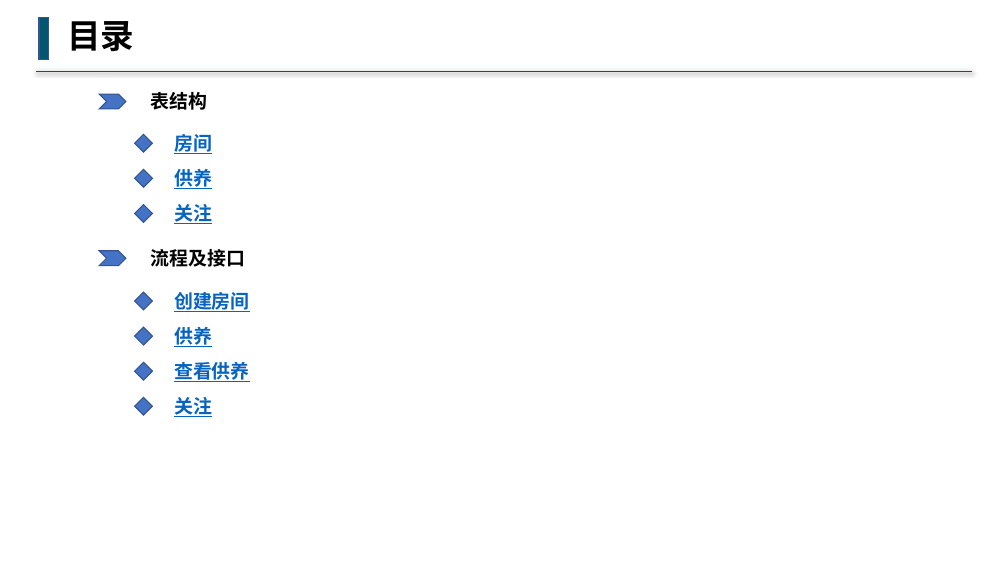
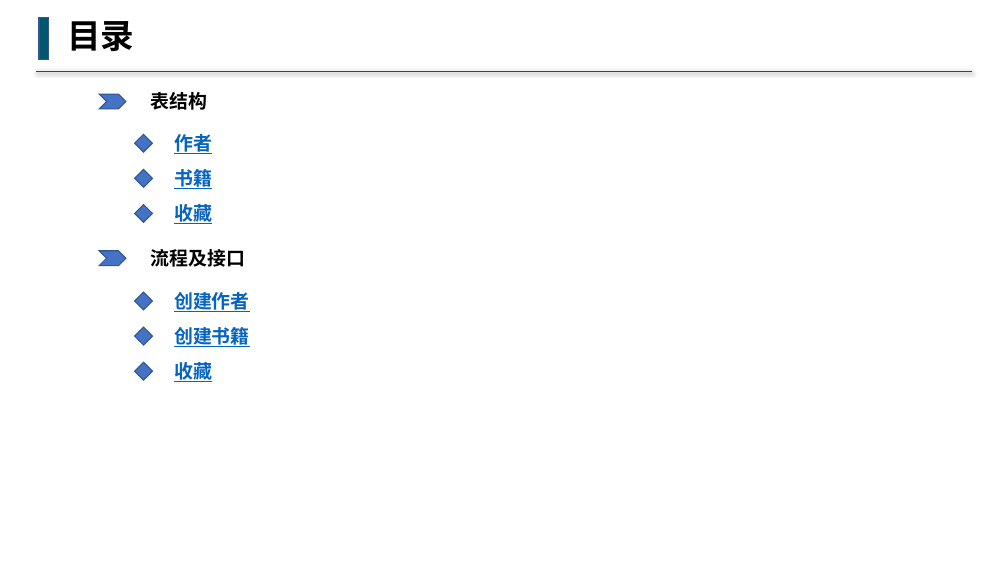
Before and after one commit to buddhachain/buddhaContract, a slide deck: slide 1 of doc/06.藏书阁.pptx. Drawn at 1008x567 pixels with LibreOffice and Linux fonts; fonts in the diff are those of the drawing. Boxes give left, top, right and bottom in pixels: in the first picture for what was removed or moved away, otherwise in the second. Text is boxed around its words. In the diff, an @@ line names an element or a change of style, - is before the commit and + after.

```diff
--- a/doc/06.藏书阁.pptx
+++ b/doc/06.藏书阁.pptx
@@ text at box(174, 134, 212, 154): text changed @@
-房间
+作者
@@ text at box(174, 169, 212, 189): text changed @@
-供养
+书籍
@@ text at box(174, 201, 212, 226): text changed @@
-关注
+收藏
@@ text at box(174, 292, 250, 312): text changed @@
-创建房间
+创建作者
@@ text at box(174, 324, 250, 349): text changed @@
-供养
+创建书籍
@@ text at box(174, 359, 212, 384): text changed @@
-查看供养
+收藏
@@ diamond removed at box(135, 398, 153, 416) @@
@@ text removed at box(174, 397, 212, 417) @@
-关注
```
Also in this commit, not shown: 3 other slides changed, 3 slides added, 4 slides removed, 2 other files.
